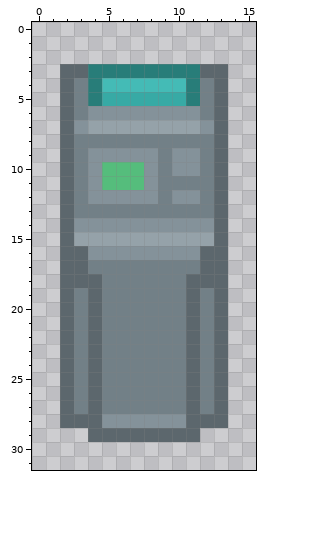
One commit to this pixel-art sprite: Assets/Sprites/Custom/ATM.png. This is how it looked before the edit.
The file is 16x32 pixels.
And afterwards:
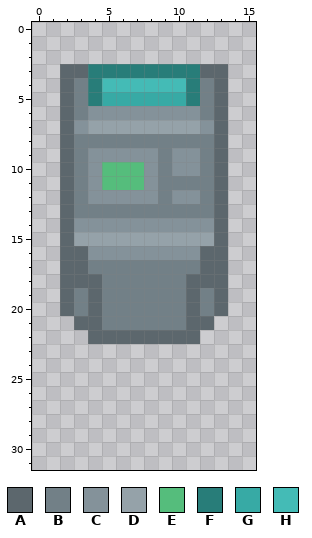
Palette (. is transparent): A #5c676d  B #728087  C #84929a  D #95a2a9  E #55bd7c  F #287d79  G #37aaa5  H #44bbb6
What changed:
{"y":21,"x":2,"old":"AB","new":".A"}
{"y":21,"x":12,"old":"BA","new":"A."}
{"y":22,"x":2,"old":"AB","new":".."}
{"y":22,"x":5,"old":"BBBBBB","new":"AAAAAA"}
{"y":22,"x":12,"old":"BA","new":".."}
{"y":23,"x":2,"old":"ABABBBBBBABA","new":"............"}
{"y":24,"x":2,"old":"ABABBBBBBABA","new":"............"}
{"y":25,"x":2,"old":"ABABBBBBBABA","new":"............"}
{"y":26,"x":2,"old":"ABABBBBBBABA","new":"............"}
{"y":27,"x":2,"old":"ABABBBBBBABA","new":"............"}
{"y":28,"x":2,"old":"AAACCCCCCAAA","new":"............"}
{"y":29,"x":4,"old":"AAAAAAAA","new":"........"}
